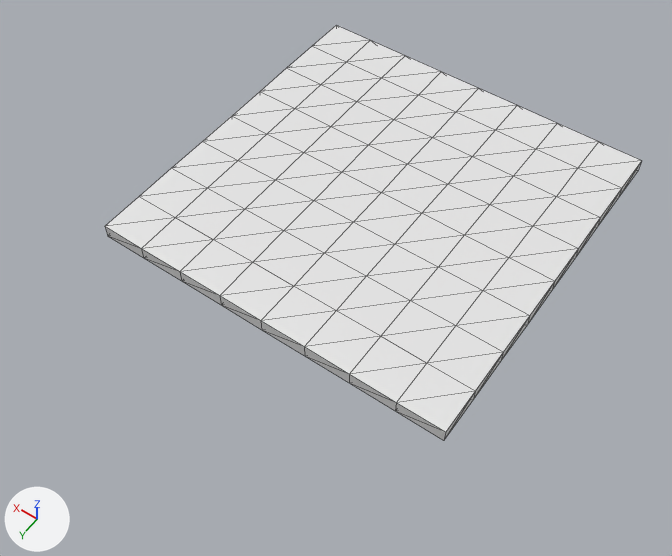
Renders of the FBX model Pawsome/Assets/Models/EnvironmentProps/Sm_Sol.fbx from each side of a commit.
One viewpoint serves both versions: a camera (50 mm lens) standing at (6.45, 10.54, 14.43) and looking at (13.23, 1.05, -0.49). Lighting does not change. The marker at lower left points along +X, +Y and +Z. Mesh edges are drawn as thin lines. Where no turn or scale is listed for an object, it has been applied to the vertices.

The scene before the commit, as lines of its bpy script (objects in view):
```python
me_mesh = bpy.data.meshes.new('Mesh')
me_mesh.from_pydata(...)  # 162 vertices, 320 faces; spans x -4.0..4.0, y -4.0..4.0, z -0.3..0.0
ob_sm_sol = bpy.data.objects.new('Sm_Sol', me_mesh)
ob_sm_sol.location = (13.41, -0.82, 0.3)
```
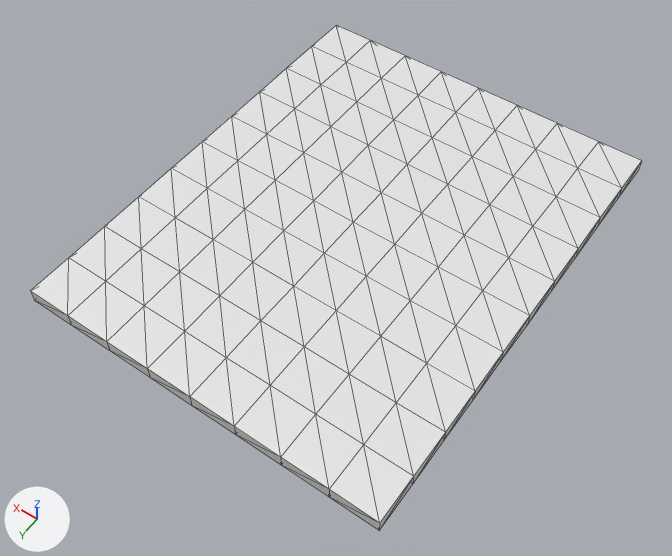
The newer file is also turned or shifted as a whole; pictures and numbers use the older file's frame.

Boxes (x1, y1, x2, y2) around the edits, measured in the pictures (672 x 556 px):
```json
{"object": "Sm_Sol", "change": "reshaped", "before": [105, 25, 641, 441], "after": [31, 25, 641, 530], "on screen": "14% wider, 21% taller"}
{"part": 1, "of": "me_mesh", "change": "added", "after": [31, 227, 445, 530]}
```

The change, as JSON lines over the scene's bpy script:
```json
{"block": "me_mesh", "where": "# used by ob_sm_sol; location = (13.41, -0.82, 0.3)"}
{"op": "remove", "block": "me_mesh", "code": "me_mesh.from_pydata(...)  # 162 vertices, 320 faces; spans x -4.0..4.0, y -4.0..4.0, z -0.3..0.0"}
{"op": "add", "block": "me_mesh", "code": "me_mesh.from_pydata(...)  # 198 vertices, 392 faces; spans x -4.0..4.0, y -4.0..6.0, z -0.3..0.0"}
{"block": "me_mesh", "change": "me_mesh part 1: 36 vertices added at x -4.0..4.0, y 5.0..6.0, z -0.3..0.0"}
```
